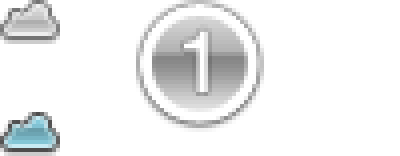
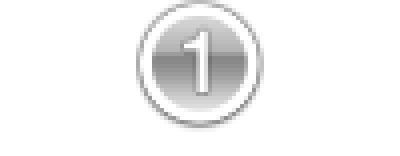
Comparing the layer stacks of the two 400 × 156 images. Changes:
painted on "Shape 1", masked it over [140,4,260,124]
removed layer "16px" over [0,0,60,40]
removed layer "16px Hover" over [0,112,60,152]
